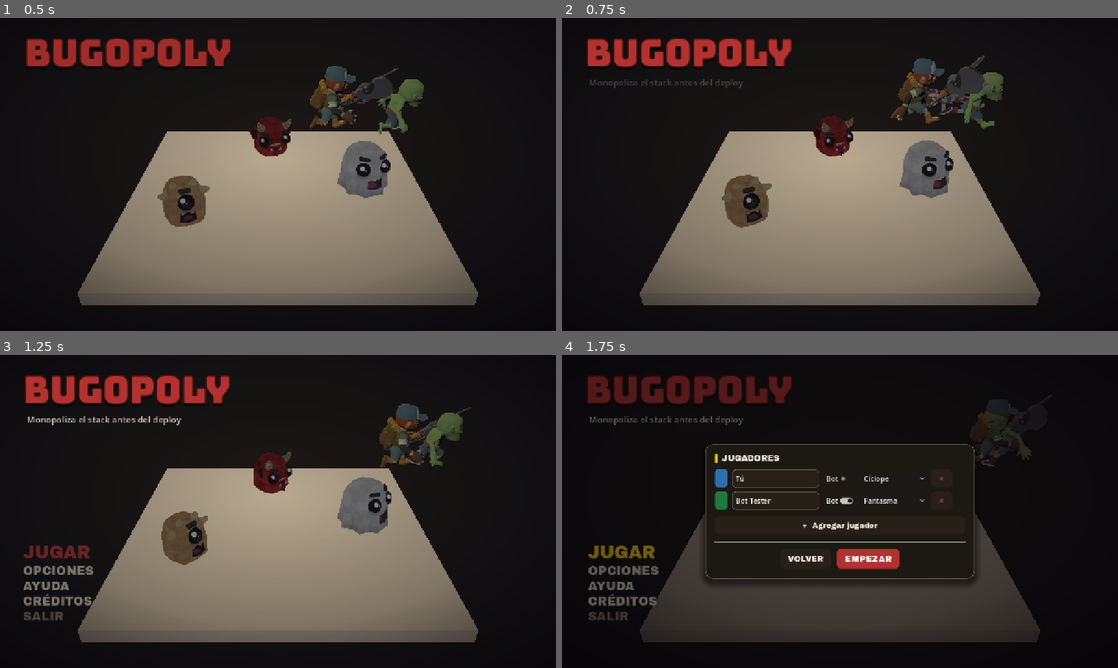
Above: before the commit, frames 1-4 (two rows, left to right).
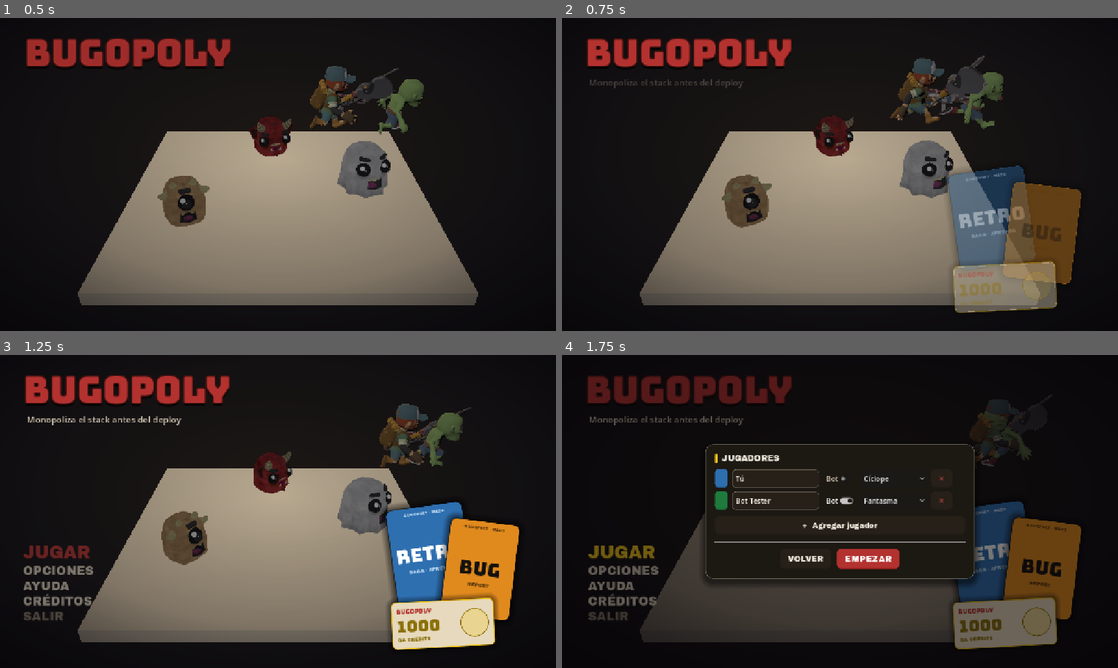
Above: after the commit, the same moments.

Repository: DiegoFernandoLojanTenesaca/BugOpoly
Game: Godot game, scene res://src/world/start_screen.tscn
The game is run twice, just before and just after one commit, with the same random seed, the same clock (stepped at 60 frames per second) and the same inputs.
Inputs (mouse positions are in pixels of both pictures, inside the frame that each line leads up to):
- Up to frame 1 (0.5 s): no input
- Up to frame 2 (0.75 s): move the mouse to (962, 158) at 0.52 s; click (962, 158) at 0.67 s
- Up to frame 3 (1.25 s): no input
- Up to frame 4 (1.75 s): click "JUGAR" at 1.25 s

Frame 1 is identical in both runs. In frame 2, 9.1% of the frame differs, in the area x 69-94%, y 47-95%; in frame 3, 9.4%, in the area x 68-94%, y 46-95%; in frame 4, 8.0%.

Commit message:
Menú: baraja Bug/Retro y billete QA Credits como props con balanceo

Diff:
--- a/src/world/start_screen.gd
+++ b/src/world/start_screen.gd
@@ -24,6 +24,7 @@
 	_build_vignette()
 	_build_title()
 	_build_main_menu()
+	_build_props()
 	_animate_in()
 
 func _build_background() -> void:
@@ -386,6 +387,142 @@
 				break
 	return holder
 
+func _build_props() -> void:
+	# Baraja (Bug/Retro) + billete QA Credits como props a la derecha, con balanceo.
+	var root := Control.new()
+	root.set_anchors_preset(Control.PRESET_FULL_RECT)
+	root.mouse_filter = Control.MOUSE_FILTER_IGNORE
+	add_child(root)
+
+	var retro := _prop_card("RETRO", Color.html("#2E6FB0"), Brand.WHITE, Color.html("#bcd8f2"), "SACA · APRENDE")
+	retro.position = Vector2(900, 350)
+	retro.pivot_offset = retro.custom_minimum_size * 0.5
+	retro.rotation = deg_to_rad(-8)
+	root.add_child(retro)
+	_sway(retro, 11.0, 3.4)
+
+	var bug := _prop_card("BUG", Color.html("#E08A1E"), Color.html("#14110E"), Color.html("#5e3708"), "REPORT")
+	bug.position = Vector2(1024, 384)
+	bug.pivot_offset = bug.custom_minimum_size * 0.5
+	bug.rotation = deg_to_rad(7)
+	root.add_child(bug)
+	_sway(bug, 13.0, 4.1)
+
+	var bill := _prop_bill()
+	bill.position = Vector2(902, 566)
+	bill.pivot_offset = bill.custom_minimum_size * 0.5
+	bill.rotation = deg_to_rad(-3)
+	root.add_child(bill)
+	_sway(bill, 8.0, 4.7)
+
+	root.modulate.a = 0.0
+	var tw := create_tween()
+	tw.tween_interval(0.55)
+	tw.tween_property(root, "modulate:a", 1.0, 0.5)
+
+func _prop_card(title: String, base: Color, ink: Color, kicker_col: Color, sub: String) -> Control:
+	var card := PanelContainer.new()
+	card.custom_minimum_size = Vector2(162, 224)
+	card.mouse_filter = Control.MOUSE_FILTER_IGNORE
+	var sb := StyleBoxFlat.new()
+	sb.bg_color = base
+	sb.set_corner_radius_all(14)
+	sb.border_color = Color(0, 0, 0, 0.42)
+	sb.set_border_width_all(2)
+	sb.shadow_color = Color(0, 0, 0, 0.5)
+	sb.shadow_size = 16
+	sb.set_content_margin_all(12)
+	card.add_theme_stylebox_override("panel", sb)
+	var vb := VBoxContainer.new()
+	vb.add_theme_constant_override("separation", 2)
+	vb.mouse_filter = Control.MOUSE_FILTER_IGNORE
+	card.add_child(vb)
+	var k := Label.new()
+	k.text = "BUGOPOLY · MAZO"
+	k.add_theme_font_override("font", Brand.font_heavy())
+	k.add_theme_font_size_override("font_size", 9)
+	k.add_theme_color_override("font_color", kicker_col)
+	k.horizontal_alignment = HORIZONTAL_ALIGNMENT_CENTER
+	vb.add_child(k)
+	var s1 := Control.new()
+	s1.size_flags_vertical = Control.SIZE_EXPAND_FILL
+	vb.add_child(s1)
+	var tl := Label.new()
+	tl.text = title
+	tl.add_theme_font_override("font", Brand.font_display())
+	tl.add_theme_font_size_override("font_size", 44)
+	tl.add_theme_color_override("font_color", ink)
+	tl.horizontal_alignment = HORIZONTAL_ALIGNMENT_CENTER
+	vb.add_child(tl)
+	var sl := Label.new()
+	sl.text = sub
+	sl.add_theme_font_override("font", Brand.font_heavy())
+	sl.add_theme_font_size_override("font_size", 11)
+	sl.add_theme_color_override("font_color", kicker_col)
+	sl.horizontal_alignment = HORIZONTAL_ALIGNMENT_CENTER
+	vb.add_child(sl)
+	var s2 := Control.new()
+	s2.size_flags_vertical = Control.SIZE_EXPAND_FILL
+	vb.add_child(s2)
+	return card
+
+func _prop_bill() -> Control:
+	var bill := PanelContainer.new()
+	bill.custom_minimum_size = Vector2(236, 108)
+	bill.mouse_filter = Control.MOUSE_FILTER_IGNORE
+	var sb := StyleBoxFlat.new()
+	sb.bg_color = Brand.CREAM
+	sb.set_corner_radius_all(10)
+	sb.border_color = Brand.GOLD
+	sb.set_border_width_all(2)
+	sb.shadow_color = Color(0, 0, 0, 0.45)
+	sb.shadow_size = 14
+	sb.set_content_margin_all(12)
+	bill.add_theme_stylebox_override("panel", sb)
+	var hb := HBoxContainer.new()
+	hb.add_theme_constant_override("separation", 8)
+	hb.mouse_filter = Control.MOUSE_FILTER_IGNORE
+	bill.add_child(hb)
+	var left := VBoxContainer.new()
+	left.size_flags_horizontal = Control.SIZE_EXPAND_FILL
+	left.add_theme_constant_override("separation", 0)
+	hb.add_child(left)
+	var nm := Label.new()
+	nm.text = "BUGOPOLY"
+	nm.add_theme_font_override("font", Brand.font_display())
+	nm.add_theme_font_size_override("font_size", 14)
+	nm.add_theme_color_override("font_color", Brand.RED)
+	left.add_child(nm)
+	var val := Label.new()
+	val.text = "1000"
+	val.add_theme_font_override("font", Brand.font_display())
+	val.add_theme_font_size_override("font_size", 36)
+	val.add_theme_color_override("font_color", Color.html("#8a6f08"))
+	left.add_child(val)
+	var cr := Label.new()
+	cr.text = "QA CREDITS"
+	cr.add_theme_font_override("font", Brand.font_heavy())
+	cr.add_theme_font_size_override("font_size", 11)
+	cr.add_theme_color_override("font_color", Color.html("#8a6f08"))
+	left.add_child(cr)
+	var seal := Panel.new()
+	seal.custom_minimum_size = Vector2(66, 66)
+	seal.size_flags_vertical = Control.SIZE_SHRINK_CENTER
+	var ssb := StyleBoxFlat.new()
+	ssb.bg_color = Color(Brand.GOLD.r, Brand.GOLD.g, Brand.GOLD.b, 0.26)
+	ssb.set_corner_radius_all(33)
+	ssb.border_color = Color.html("#8a6f08")
+	ssb.set_border_width_all(2)
+	seal.add_theme_stylebox_override("panel", ssb)
+	hb.add_child(seal)
+	return bill
+
+func _sway(c: Control, amp: float, dur: float) -> void:
+	var y0 := c.position.y
+	var tw := create_tween().set_loops()
+	tw.tween_property(c, "position:y", y0 - amp, dur).set_trans(Tween.TRANS_SINE).set_ease(Tween.EASE_IN_OUT)
+	tw.tween_property(c, "position:y", y0, dur).set_trans(Tween.TRANS_SINE).set_ease(Tween.EASE_IN_OUT)
+
 func _build_vignette() -> void:
 	# Velo oscuro radial sobre la escena (la UI se lee mejor).
 	var grad := Gradient.new()
